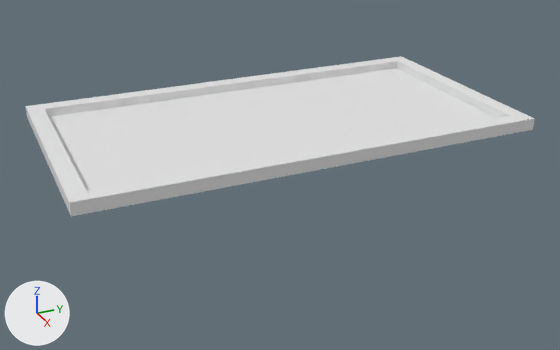
The COLLADA model src/Pooltable_Alpha/Tisch_alpha.DAE: old version first, new version second.
Both versions are drawn from a 50 mm lens placed at (10.39, -4.59, 4.29), pointed at (0.06, 0.06, -0.87). Every picture has the same lights, and +X, +Y and +Z are marked at lower left. Objects named as collision shapes, trigger or cutter boxes, shadow casters or lower levels of detail are left out. Where no turn or scale is listed for an object, it has been applied to the vertices.

The older version as bpy lines, for what is in view:
```python
me_groundmesh = bpy.data.meshes.new('GroundMesh')
me_groundmesh.from_pydata(...)  # a box spanning x -1.61..1.61, y -3.23..3.23, z 0.0..0.05
me_wall_long2mesh = bpy.data.meshes.new('Wall Long2Mesh')
me_wall_long2mesh.from_pydata(...)  # a box spanning x -0.25..0.0, y -3.23..3.23, z -0.09..0.09
me_wall_short2mesh = bpy.data.meshes.new('Wall Short2Mesh')
me_wall_short2mesh.from_pydata(...)  # a box spanning x -1.87..1.87, y 0.0..0.25, z -0.09..0.09
ob_ground = bpy.data.objects.new('Ground', me_groundmesh)
ob_ground.location = (0.0, 0.0, 0.0)
ob_wall_long2 = bpy.data.objects.new('Wall Long2', me_wall_long2mesh)
ob_wall_long2.location = (-1.61, 0.0, 0.09)
ob_wall_short2 = bpy.data.objects.new('Wall Short2', me_wall_short2mesh)
ob_wall_short2.location = (0.0, 3.23, 0.09)
# also in view: 'Wall Long1' at (1.74, 0.0, 0.09); 'Wall Short1' at (0.0, -3.35, 0.09)
```
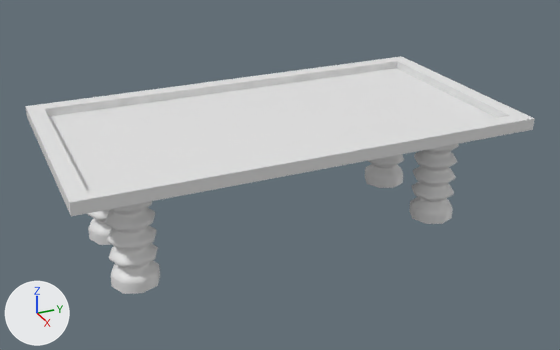
The change, as JSON lines over the scene's bpy script:
```json
{"op": "add", "block": "me_hose004mesh", "code": ["me_hose004mesh = bpy.data.meshes.new('Hose004Mesh')", "me_hose004mesh.from_pydata(...)  # 370 vertices, 736 faces; spans x -0.36..0.36, y -0.36..0.36, z 0.0..1.78"]}
{"op": "add", "block": "ob_hose004", "code": ["ob_hose004 = bpy.data.objects.new('Hose004', me_hose004mesh)", "ob_hose004.location = (-0.76, -2.54, -1.78)"]}
{"op": "add", "block": "ob_hose003", "code": ["ob_hose003 = bpy.data.objects.new('Hose003', me_hose004mesh.copy())", "ob_hose003.location = (0.76, -2.54, -1.78)"]}
{"op": "add", "block": "ob_hose002", "code": ["ob_hose002 = bpy.data.objects.new('Hose002', me_hose004mesh.copy())", "ob_hose002.location = (0.76, 2.54, -1.78)"]}
{"op": "add", "block": "ob_hose001", "code": ["ob_hose001 = bpy.data.objects.new('Hose001', me_hose004mesh.copy())", "ob_hose001.location = (-0.76, 2.54, -1.78)"]}
```

Changed parts and their boxes [x1, y1, x2, y2] in the pictures (560 x 350 px):
```json
{"object": "Hose003", "change": "added", "after": [105, 201, 160, 294]}
{"object": "Hose002", "change": "added", "after": [410, 144, 459, 224]}
{"object": "Hose001", "change": "added", "after": [365, 154, 404, 188]}
{"object": "Hose004", "change": "added", "after": [87, 209, 112, 245]}
```
